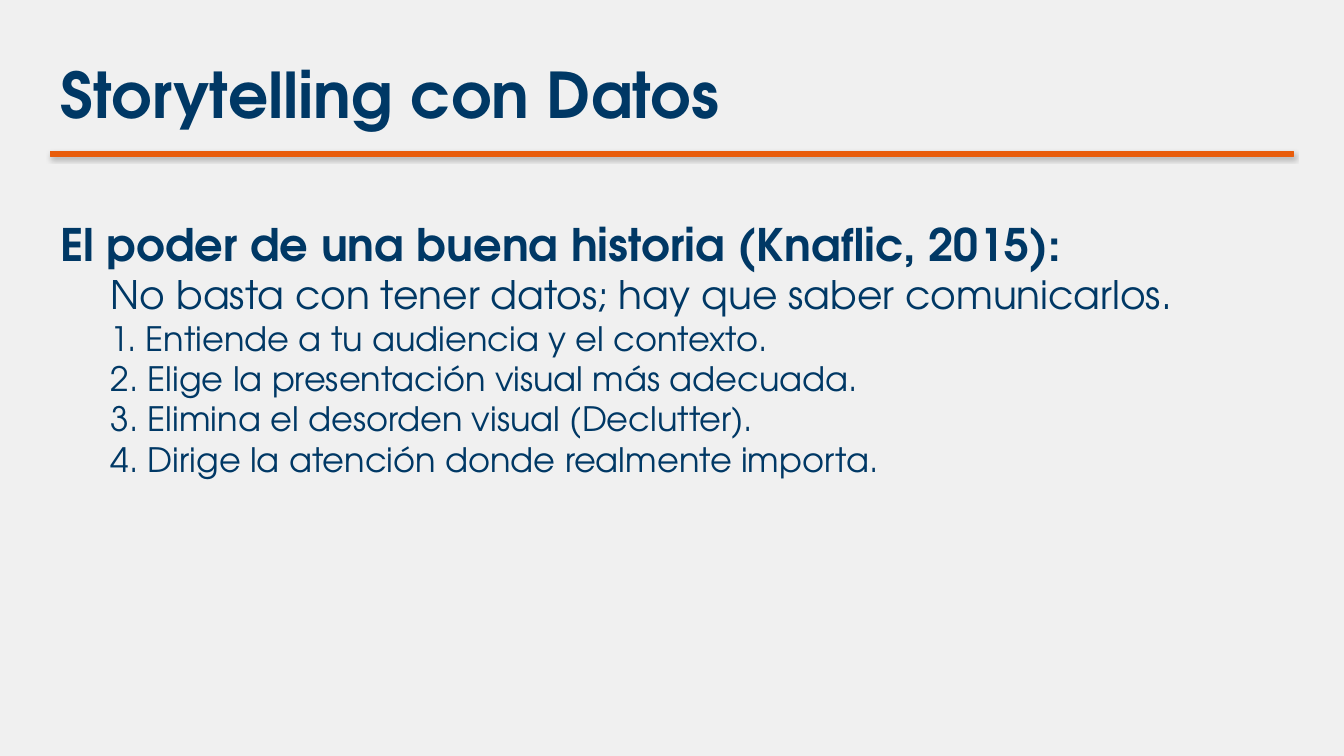
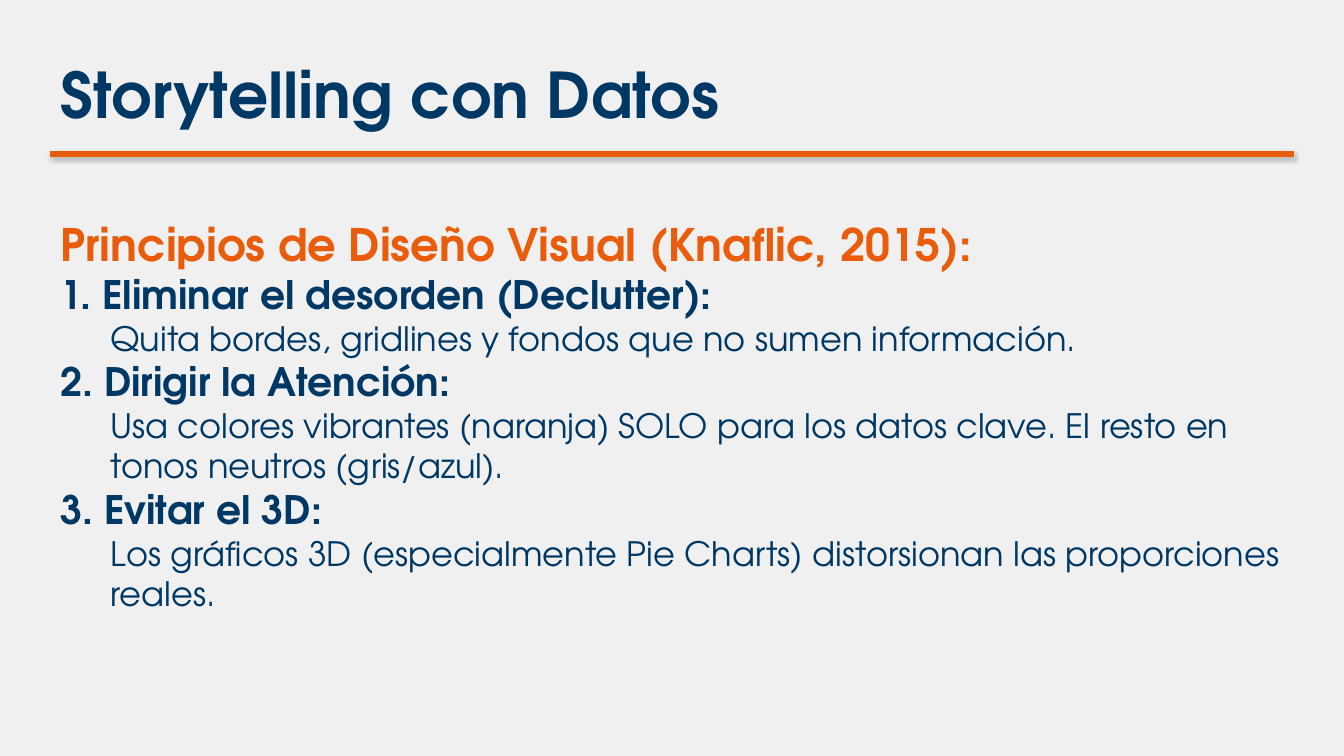
Before and after one commit to dudbilopr/Inteligencia-de-negocios, a slide deck: slide 6 of Semanas/Semana_1/diapositivas_semana_1.pptx. Drawn at 1344x756 pixels with LibreOffice and Linux fonts; fonts in the diff are those of the drawing. Boxes give left, top, right and bottom in pixels: in the first picture for what was removed or moved away, otherwise in the second. Text is boxed around its words. In the diff, an @@ line names an element or a change of style, - is before the commit and + after.

```diff
--- a/Semanas/Semana_1/diapositivas_semana_1.pptx
+++ b/Semanas/Semana_1/diapositivas_semana_1.pptx
@@ text at [60,226,1279,607]: text changed @@
-El poder de una buena historia (Knaflic, 2015):
-  No basta con tener datos; hay que saber comunicarlos.
-  1. Entiende a tu audiencia y el contexto.
-  2. Elige la presentación visual más adecuada.
-  3. Elimina el desorden visual (Declutter).
-  4. Dirige la atención donde realmente importa.
+Principios de Diseño Visual (Knaflic, 2015):
+1. Eliminar el desorden (Declutter):
+  Quita bordes, gridlines y fondos que no sumen información.
+2. Dirigir la Atención:
+  Usa colores vibrantes (naranja) SOLO para los datos clave. El resto en tonos neutros (gris/azul).
+3. Evitar el 3D:
+  Los gráficos 3D (especialmente Pie Charts) distorsionan las proporciones reales.
```
Also in this commit, not shown: 3 other slides changed, 2 slides added, 1 slide removed, 4 other files.
